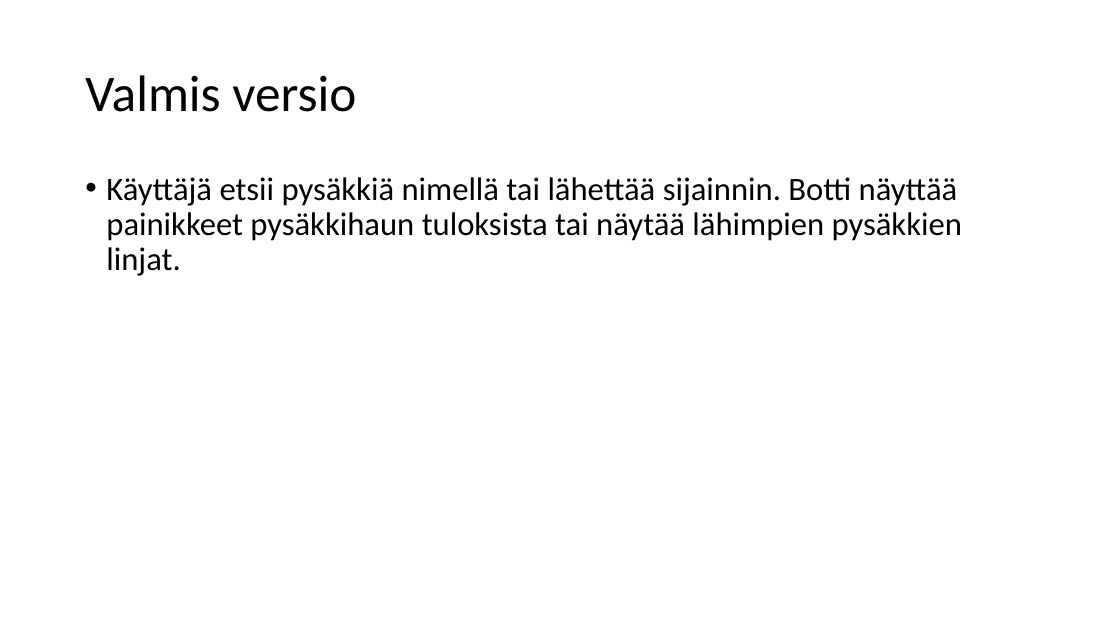
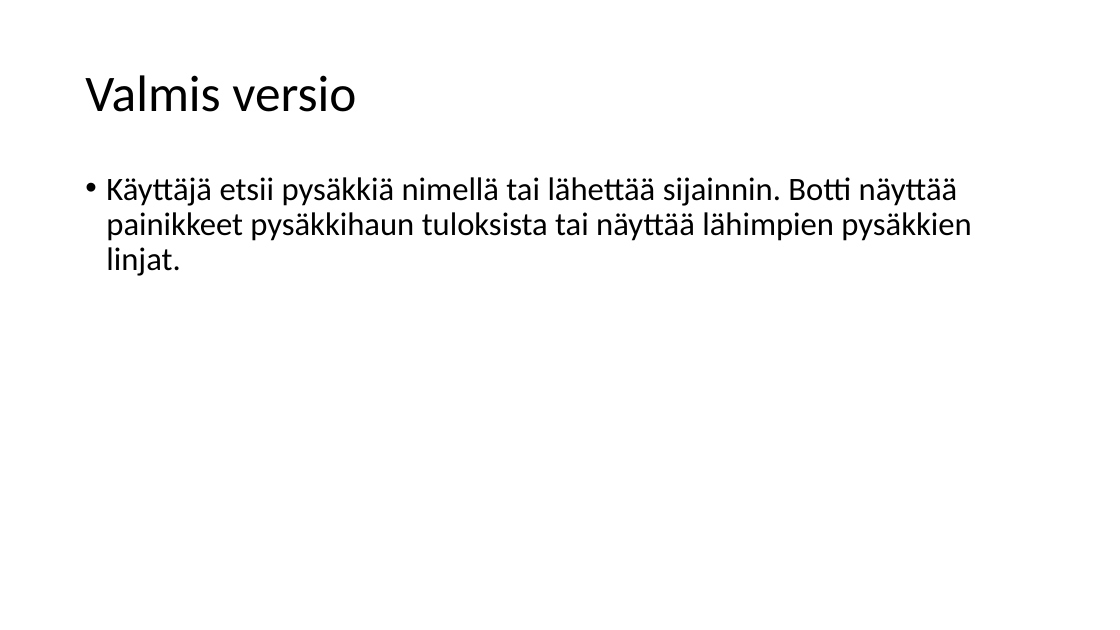
Before and after one commit to Acleaust/ReittiTele, a slide deck: slide 3 of Dokumentointi/3Toiminnat_v18.pptx. Drawn at 1120x630 pixels with LibreOffice and Linux fonts; fonts in the diff are those of the drawing. Boxes give left, top, right and bottom in pixels: in the first picture for what was removed or moved away, otherwise in the second. Text is boxed around its words. In the diff, an @@ line names an element or a change of style, - is before the commit and + after.

```diff
--- a/Dokumentointi/3Toiminnat_v18.pptx
+++ b/Dokumentointi/3Toiminnat_v18.pptx
@@ text at bbox=[106, 177, 971, 276]: text changed @@
-• Käyttäjä etsii pysäkkiä nimellä tai lähettää sijainnin. Botti näyttää painikkeet pysäkkihaun tuloksista tai näytää lähimpien pysäkkien linjat.
+• Käyttäjä etsii pysäkkiä nimellä tai lähettää sijainnin. Botti näyttää painikkeet pysäkkihaun tuloksista tai näyttää lähimpien pysäkkien linjat.
```
Also in this commit, not shown: 1 slide added, 1 other file.
